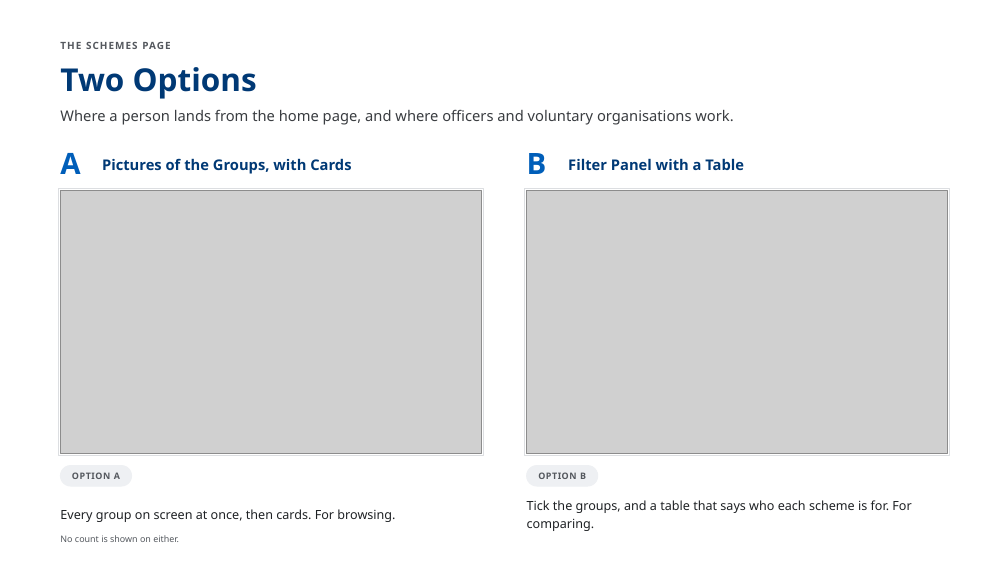
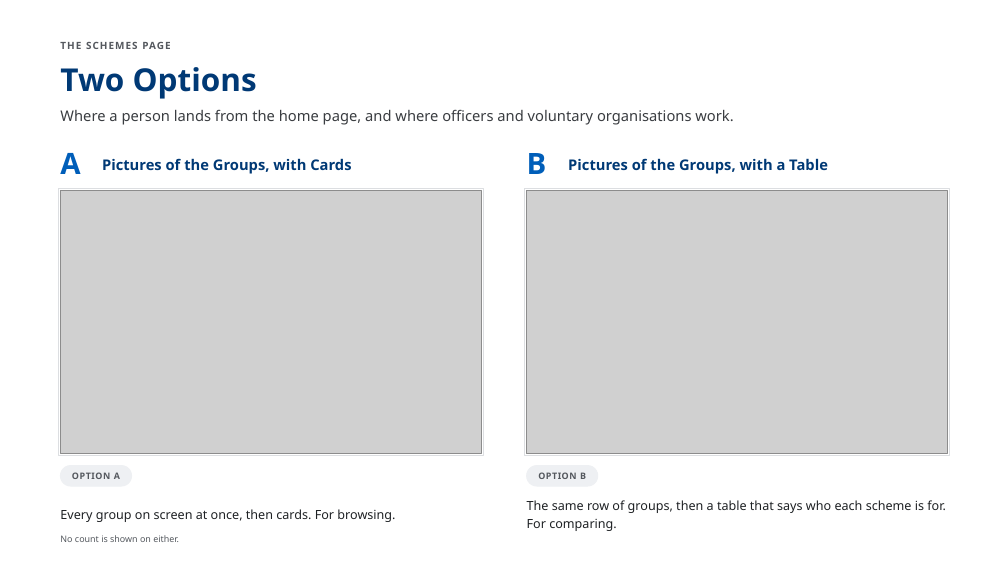
Before and after one commit to AkashShivanand/mosje, a slide deck: slide 7 of docs/plans/MoSJE-Service-Discovery-Options.pptx. Drawn at 1008x567 pixels with LibreOffice and Linux fonts; fonts in the diff are those of the drawing; grey boxes stand for pictures. Boxes give left, top, right and bottom in pixels: in the first picture for what was removed or moved away, otherwise in the second. Text is boxed around its words. In the diff, an @@ line names an element or a change of style, - is before the commit and + after.

Commit message:
feat(service-discovery): reference header on both Schemes options, page name as slide title, simpler copy
- Schemes A and B carry the Offerings/Schemes & Services header from the
  reference frame: search, Category, Organisation, Reset Filters, and the
  Active/Archived toggle above the list. The persona rail scrolls sideways
  and is cut at the right edge; the All tile is a plain icon so only the
  chosen group is highlighted.
- Deck option slides lead with the page name and option number; the option's
  name is the eyebrow. Scheme A caption matches the recorded walk.
- Two sentences above a 12th-grade reading level rewritten; the rest of the
  deck and prototypes checked with Flesch-Kincaid.
- Persona artwork is read from disk, so a new personas/<id>.png is picked up
  by the generator without a code change.
- Stills, three recordings, PPTX and PDF regenerated.

```diff
--- a/docs/plans/MoSJE-Service-Discovery-Options.pptx
+++ b/docs/plans/MoSJE-Service-Discovery-Options.pptx
@@ text at (568,158,828,174): text changed @@
-Filter Panel with a Table
+Pictures of the Groups, with a Table
@@ text at (527,500,946,531): text changed @@
-Tick the groups, and a table that says who each scheme is for. For comparing.
+The same row of groups, then a table that says who each scheme is for. For comparing.
```
Also in this commit, not shown: 8 other slides changed, 21 other files.
